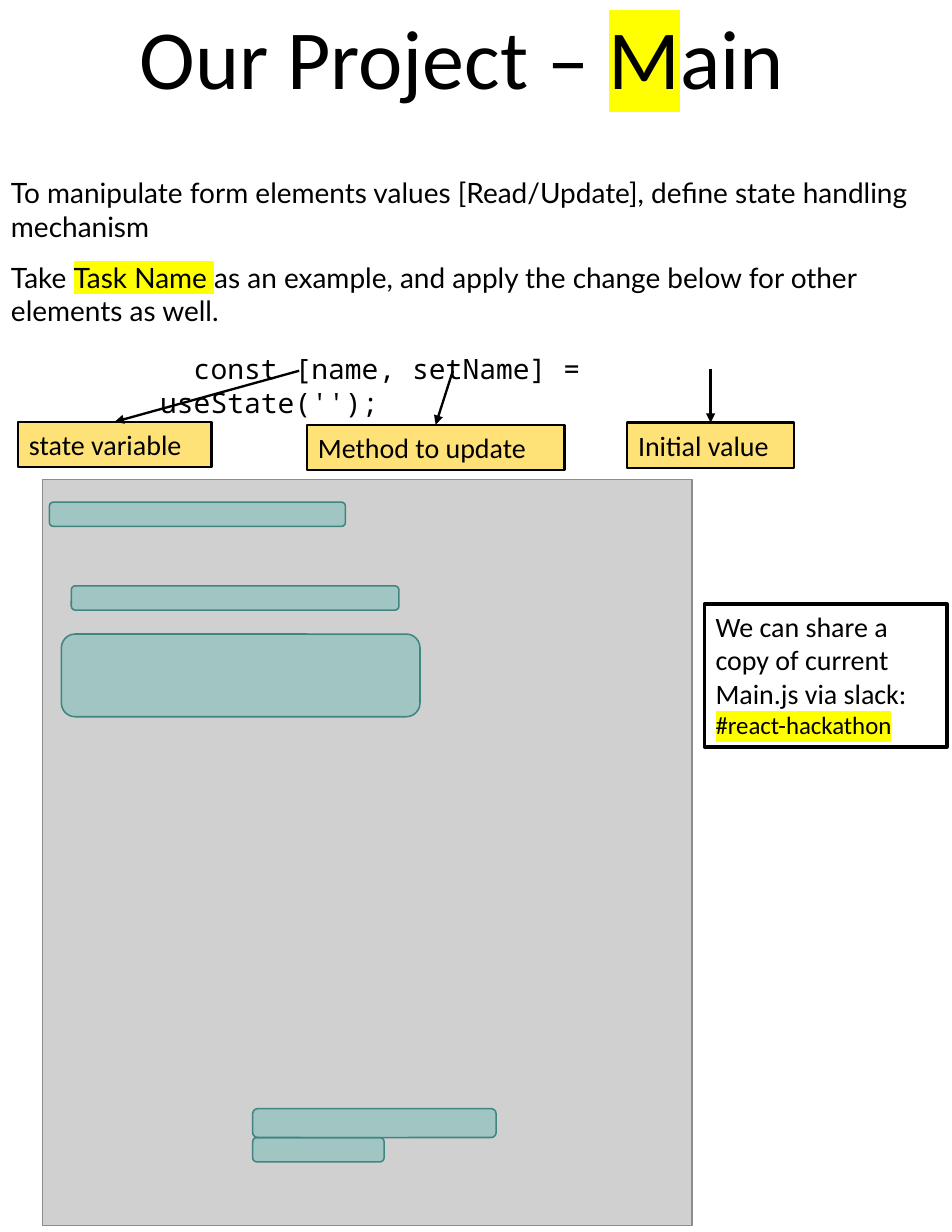
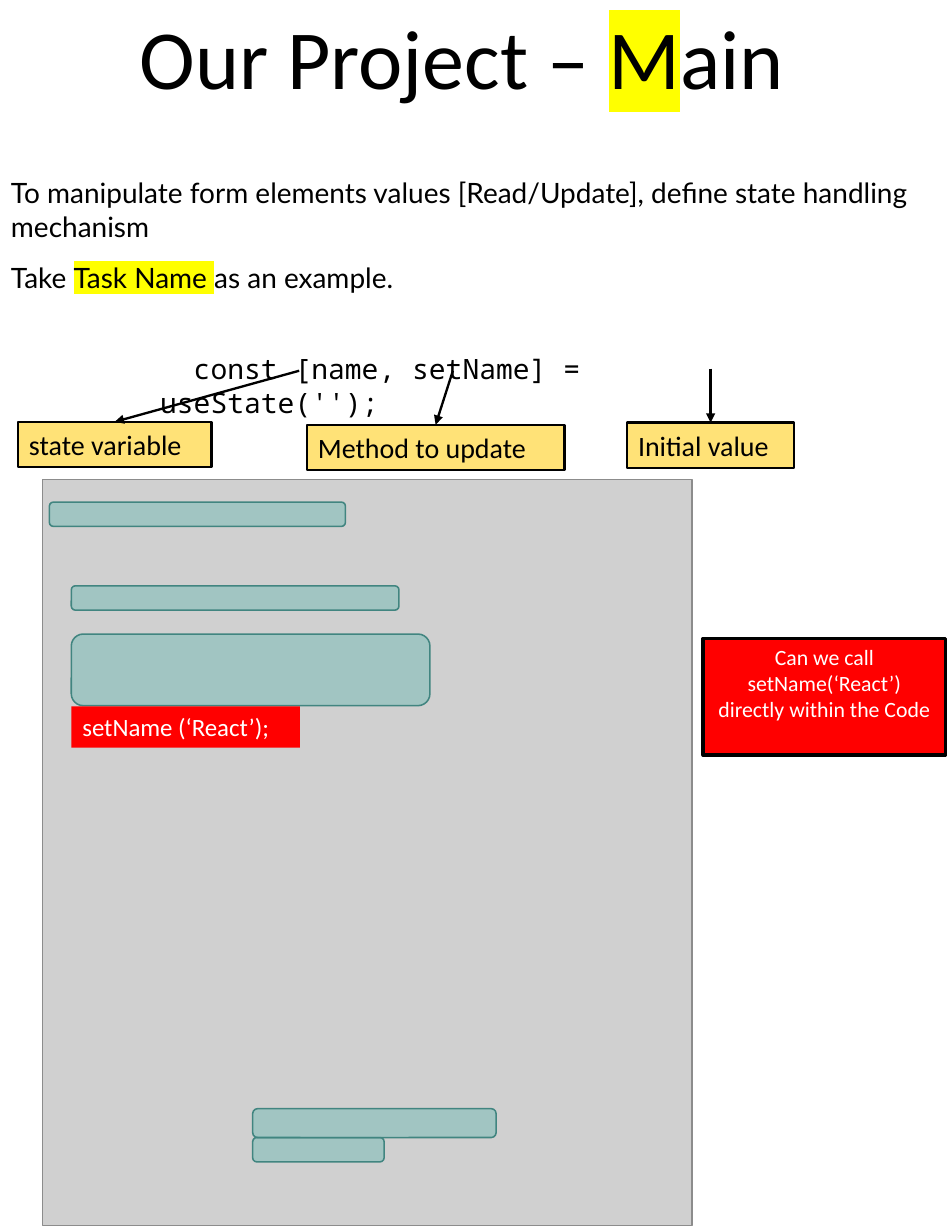
Before and after one commit to scorpion0511/mytracker, a slide deck: slide 35 of doc/React.pptx. Drawn at 952x1232 pixels with LibreOffice and Linux fonts; fonts in the diff are those of the drawing; grey boxes stand for pictures. Boxes give left, top, right and bottom in pixels: in the first picture for what was removed or moved away, otherwise in the second. Text is boxed around its words. In the diff, an @@ line names an element or a change of style, - is before the commit and + after.

```diff
--- a/doc/React.pptx
+++ b/doc/React.pptx
@@ text at [11,267,393,293]: text changed @@
-Take Task Name as an example, and apply the change below for other elements as well.
+Take Task Name as an example.
@@ rounded rectangle: place and size @@
-rounded rectangle at [62,634,420,717]
+rounded rectangle at [72,634,430,706]
@@ rectangle "Can we call setName(‘React’) directly ...": place and size @@
-rectangle "Can we call setName(‘React’) directly ..." at [704,604,946,747]
+rectangle "Can we call setName(‘React’) directly ..." at [703,638,945,755]
@@ rectangle "Can we call setName(‘React’) directly ..." at [703,638,945,755]: fill none to #FF0000 @@
@@ text in rectangle at [718,650,929,721]: text changed; size 18 to 14 pt; text colour #000000 to #FFFFFF @@
-We can share a copy of current Main.js via slack:
-#react-hackathon
+Can we call setName(‘React’) directly within the Code
@@ rectangle added at [72,707,300,748], fill #FF0000, 16 pt, text #FFFFFF @@
+setName (‘React’);
```
Also in this commit, not shown: 13 other slides changed, 18 slides added, 2 slides removed.
